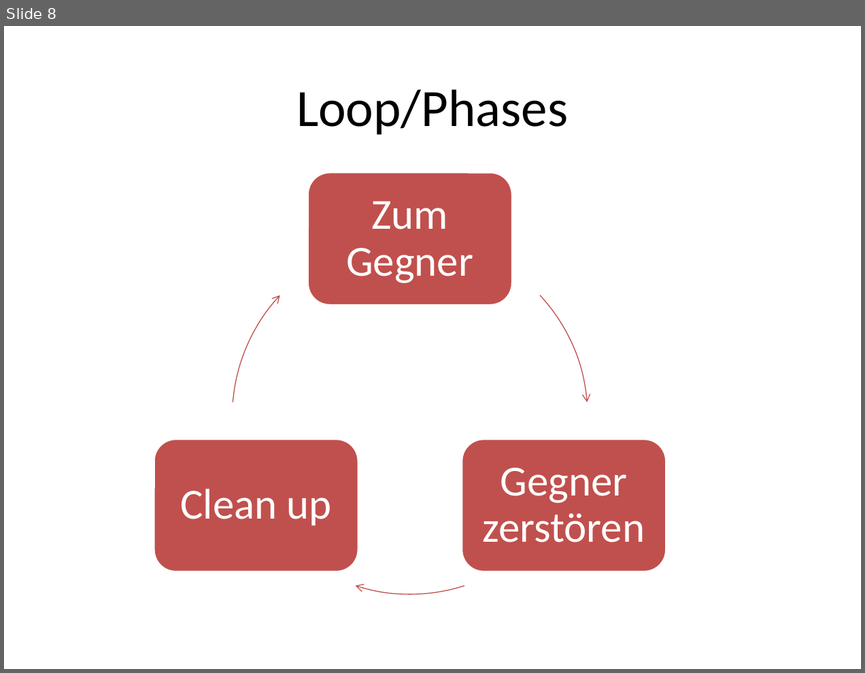
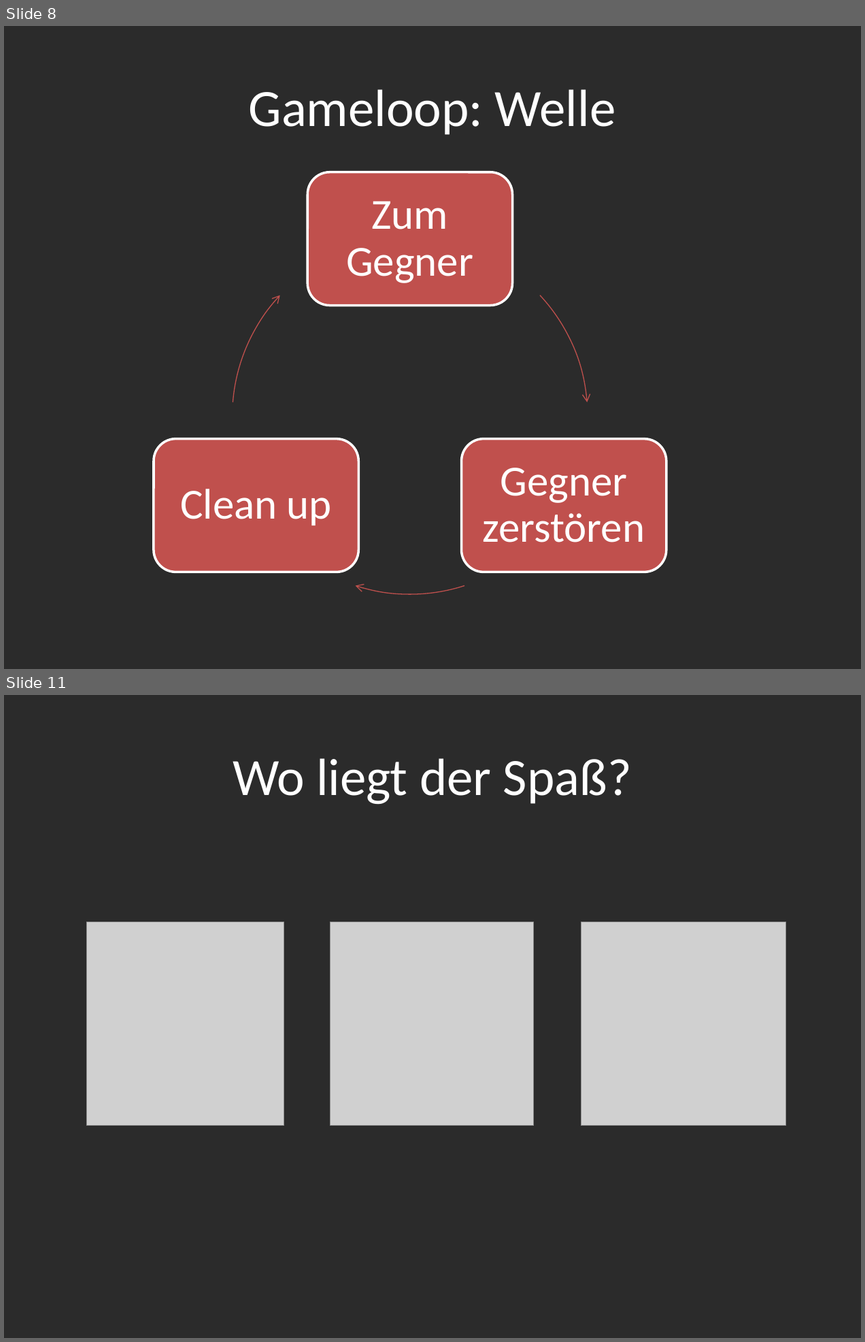
Before and after one commit to Assertores/HammerMan, a slide deck: Documentation/Hammer Man.pptx. Shown one above the other, each under a label of ours: slide 8 before the commit, slides 8 and 11 after it; the slides between them are not shown. The pictures are 865x673 and 865x1342 pixels, drawn with LibreOffice and Linux fonts; fonts in the diff are those of the drawing; grey boxes stand for pictures; background and template pictures are left out; a plain dark background stands for a picture behind light text. Boxes give left, top, right and bottom in pixels: in the first picture for what was removed or moved away, otherwise in the second. Text is boxed around its words. In the diff, an @@ line names an element or a change of style, - is before the commit and + after.

```diff
--- a/Documentation/Hammer Man.pptx
+++ b/Documentation/Hammer Man.pptx
@@ slide 11 added at (x1=4, y1=695, x2=861, y2=1338), background picture (left out) @@
@@ title added at (x1=232, y1=758, x2=632, y2=804), 44 pt, text #FFFFFF @@
+Wo liegt der Spaß?
@@ picture added at (x1=87, y1=922, x2=284, y2=1126) @@
@@ picture added at (x1=330, y1=922, x2=534, y2=1126) @@
@@ picture added at (x1=581, y1=922, x2=785, y2=1126) @@
@@ slide 8 changed as well @@
@@ background #FFFFFF to picture (left out) @@
@@ title at (x1=249, y1=89, x2=616, y2=135): text changed; text colour #000000 to #FFFFFF @@
-Loop/Phases
+Gameloop: Welle
```
Also in this commit, not shown: 10 other slides changed, 2 other slides added, 2 slides removed, 5 other files.
